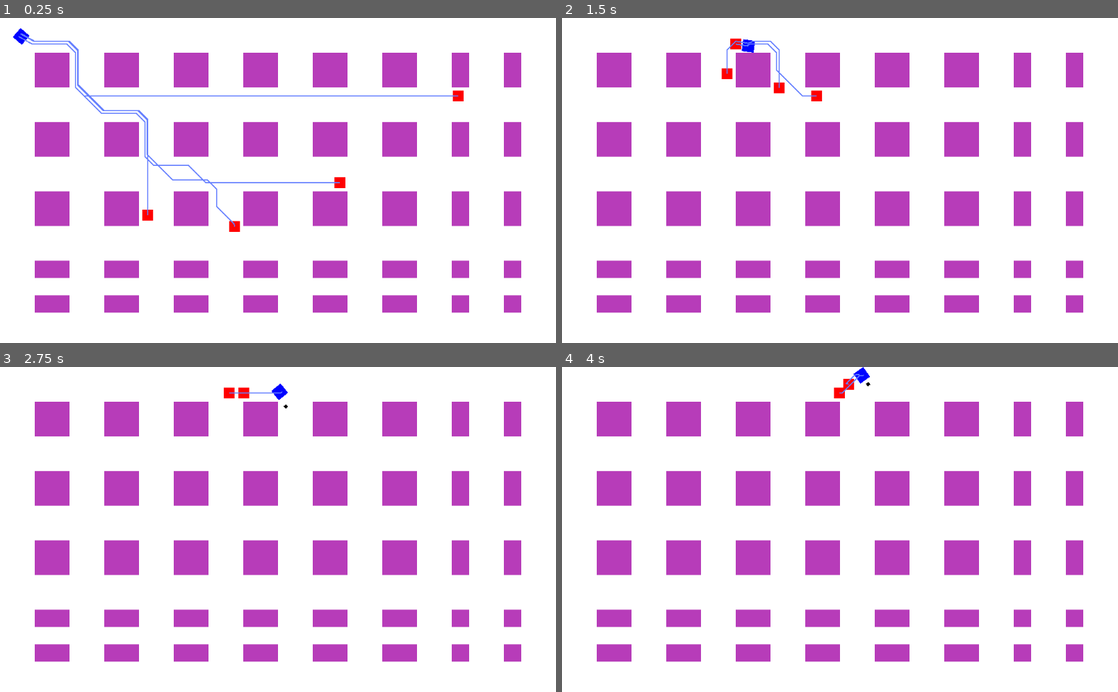
Above: before the commit, frames 1-4 (two rows, left to right).
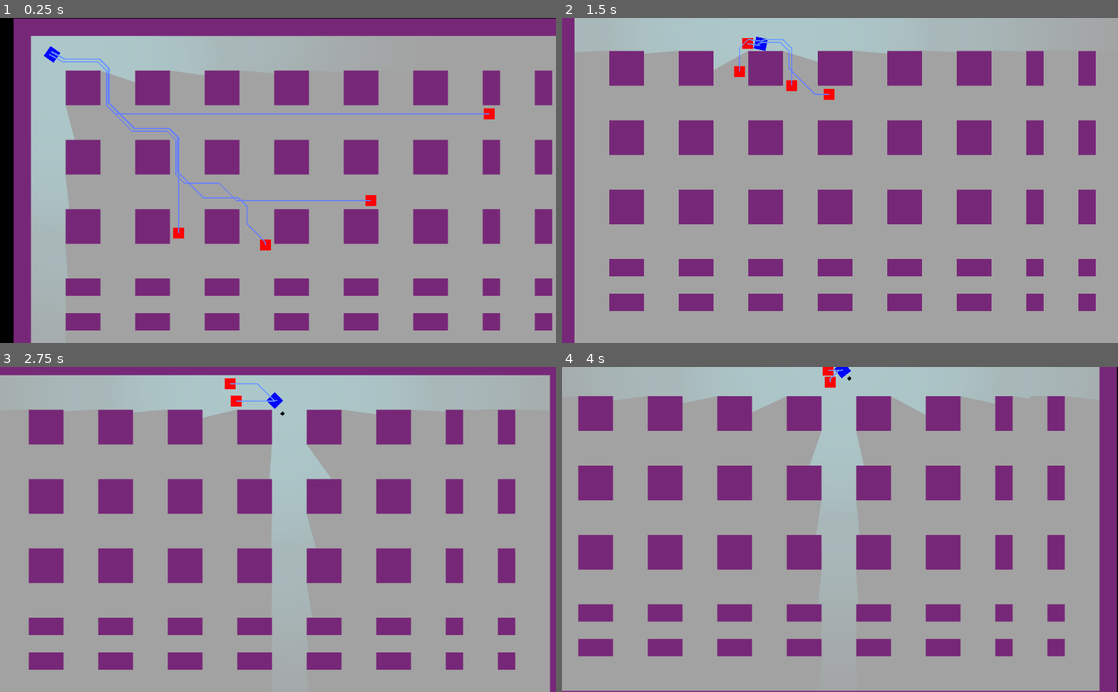
Above: after the commit, the same moments.

Repository: Gr1moire/Keyholder
Game: Godot game, scene res://scenes/main/main.tscn
The game is run twice, just before and just after one commit, with the same random seed, the same clock (stepped at 60 frames per second) and the same inputs. This scene is started directly instead of the project's main scene.
Inputs (mouse positions are in pixels of both pictures, inside the frame that each line leads up to):
- Up to frame 1 (0.25 s): no input
- Up to frame 2 (1.5 s): tap Enter (ui_accept) at 0.5, 0.77 s; move the mouse to (962, 164) at 0.52 s; press the mouse at (962, 164) at 0.53 s; hold Right (right) 0.53-1.28 s; move the mouse to (728, 196) at 1.27 s; release the mouse at (728, 196) at 1.28 s; hold Down (down) from 1.28 s (still down); click (728, 196) at 1.35 s
- Up to frame 3 (2.75 s): tap Enter (ui_accept) at 1.52 s; move the mouse to (333, 458) at 2.02 s; release Down (down) at 2.03 s; press the mouse at (333, 458) at 2.03 s; hold Right (right) from 2.03 s (still down)
- Up to frame 4 (4 s): move the mouse to (812, 594) at 2.77 s; release Right (right) at 2.78 s; release the mouse at (812, 594) at 2.78 s; hold Up (up) 2.78-3.53 s; click (812, 594) at 2.85 s; tap Enter (ui_accept) at 3.02, 3.77 s; move the mouse to (1006, 578) at 3.52 s; press the mouse at (1006, 578) at 3.53 s; hold Left (left) from 3.53 s (still down)

The runs differ from the first frame. In frame 1, 100% of the frame differs, in the area x 0-100%, y 0-100%; in frame 2, 100%; in frame 3, 100%; in frame 4, 100%.

Commit message:
Added a light to the test scene

Diff:
--- a/scenes/camera/Camera.tscn
+++ b/scenes/camera/Camera.tscn
@@ -1,6 +1,9 @@
-[gd_scene load_steps=2 format=2]
+[gd_scene load_steps=3 format=2]
 
 [ext_resource path="res://scenes/camera/NiceCamera.gd" type="Script" id=1]
+
+[sub_resource type="Environment" id=1]
+glow_enabled = true
 
 [node name="Camera2D" type="Camera2D"]
 position = Vector2( 512, 300 )
@@ -8,3 +11,6 @@
 script = ExtResource( 1 )
 screenSize = Vector2( 1024, 600 )
 extendedCameraScale = 0.5
+
+[node name="WorldEnvironment" type="WorldEnvironment" parent="."]
+environment = SubResource( 1 )
--- a/scenes/main/main.tscn
+++ b/scenes/main/main.tscn
@@ -1,9 +1,14 @@
-[gd_scene load_steps=9 format=2]
+[gd_scene load_steps=12 format=2]
 
 [ext_resource path="res://player/Player.tscn" type="PackedScene" id=1]
 [ext_resource path="res://enemies/enemy/enemy.tscn" type="PackedScene" id=2]
 [ext_resource path="res://assets/temporary/blanc.png" type="Texture" id=3]
 [ext_resource path="res://assets/temporary/purple.png" type="Texture" id=4]
+[ext_resource path="res://scenes/camera/Camera.tscn" type="PackedScene" id=5]
+[ext_resource path="res://assets/common/light.png" type="Texture" id=6]
+
+[sub_resource type="OccluderPolygon2D" id=5]
+polygon = PoolVector2Array( 32, 32, 0, 32, 0, 0, 32, 0 )
 
 [sub_resource type="ConvexPolygonShape2D" id=3]
 points = PoolVector2Array( 0, 0, 32, 0, 32, 32, 0, 32 )
@@ -20,7 +25,7 @@
 0/autotile/icon_coordinate = Vector2( 0, 0 )
 0/autotile/tile_size = Vector2( 32, 32 )
 0/autotile/spacing = 0
-0/autotile/occluder_map = [  ]
+0/autotile/occluder_map = [ Vector2( 0, 0 ), SubResource( 5 ) ]
 0/autotile/navpoly_map = [  ]
 0/autotile/priority_map = [  ]
 0/autotile/z_index_map = [  ]
@@ -71,6 +76,9 @@
 
 [node name="main" type="Node2D"]
 
+[node name="Camera2D" parent="." instance=ExtResource( 5 )]
+extendedCameraScale = 1.0
+
 [node name="ColorRect" type="ColorRect" parent="."]
 margin_right = 1024.0
 margin_bottom = 600.0
@@ -80,6 +88,7 @@
 }
 
 [node name="Block" type="TileMap" parent="."]
+modulate = Color( 0.647059, 0.647059, 0.647059, 1 )
 tile_set = SubResource( 4 )
 cell_size = Vector2( 32, 32 )
 cell_custom_transform = Transform2D( 32, 0, 0, 32, 0, 0 )
@@ -89,14 +98,25 @@
 [node name="LevelNavigation" type="Navigation2D" parent="." groups=["LevelNavigation"]]
 
 [node name="Walk" type="TileMap" parent="LevelNavigation"]
+modulate = Color( 0.639216, 0.639216, 0.639216, 1 )
 tile_set = SubResource( 2 )
 cell_size = Vector2( 32, 32 )
 cell_custom_transform = Transform2D( 32, 0, 0, 32, 0, 0 )
+occluder_light_mask = 0
 format = 1
 tile_data = PoolIntArray( 0, 0, 0, 1, 0, 0, 2, 0, 0, 3, 0, 0, 4, 0, 0, 5, 0, 0, 6, 0, 0, 7, 0, 0, 8, 0, 0, 9, 0, 0, 10, …(6763 unchanged characters)…
 
 [node name="Player" parent="." instance=ExtResource( 1 )]
 position = Vector2( 39, 34 )
+
+[node name="Light2D" type="Light2D" parent="Player"]
+scale = Vector2( 0.324707, 0.324707 )
+texture = ExtResource( 6 )
+texture_scale = 4.2
+color = Color( 0.243137, 0.898039, 0.964706, 1 )
+energy = 0.51
+shadow_enabled = true
+shadow_filter = 4
 
 [node name="enemy" parent="." instance=ExtResource( 2 )]
 position = Vector2( 285, 424 )
